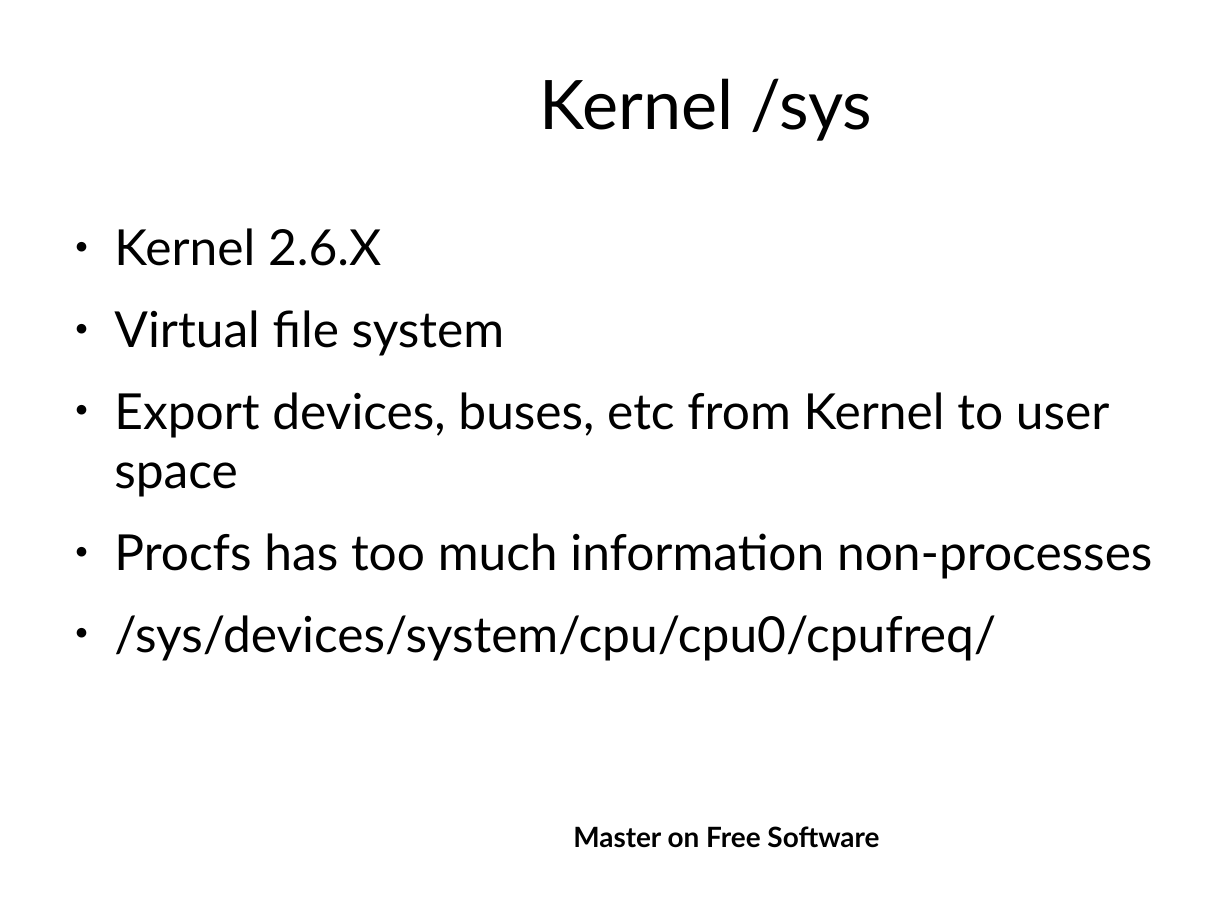
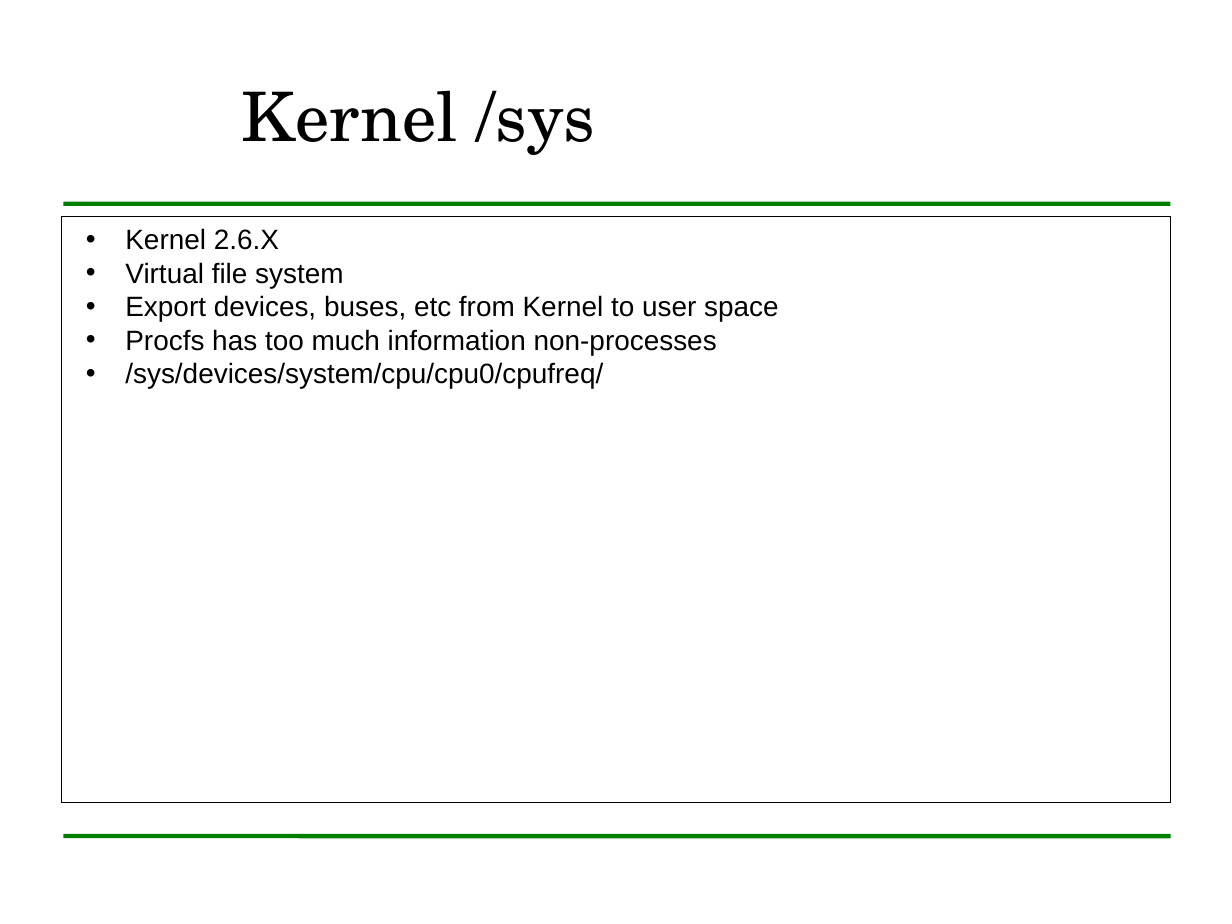
Before and after one commit to LibreLearning/libreteaching, a slide deck: slide 12 of mswl-madrid-2010-2011/cases-i/slides/linux-kernel/linuxKernelDescription.odp. Drawn at 1232x924 pixels with LibreOffice and Linux fonts; fonts in the diff are those of the drawing; background and template pictures are left out. Boxes give left, top, right and bottom in pixels: in the first picture for what was removed or moved away, otherwise in the second. Text is boxed around its words. In the diff, an @@ line names an element or a change of style, - is before the commit and + after.

```diff
--- a/mswl-madrid-2010-2011/cases-i/slides/linux-kernel/linuxKernelDescription.odp
+++ b/mswl-madrid-2010-2011/cases-i/slides/linux-kernel/linuxKernelDescription.odp
@@ title "Kernel /sys": place and size @@
-title "Kernel /sys" at (540,78,873,141)
+title "Kernel /sys" at (242,90,595,155)
@@ title "Kernel /sys" at (242,90,595,155): font Lato to TeX Gyre Schola; alignment centre to left @@
@@ line added from (64, 203) to (1171, 203), #008000 2.83 pt @@
@@ rectangle "Kernel 2.6.X": place and size @@
-rectangle "Kernel 2.6.X" at (114,228,1152,661)
+rectangle "Kernel 2.6.X" at (61,216,1171,803)
@@ rectangle "Kernel 2.6.X" at (61,216,1171,803): size 32 to 18 pt, font Lato to Arial; bullet ● to •; less space between paragraphs; fill none to #FFFFFF; outline none to #000000 0 pt @@
@@ line added from (64, 836) to (1171, 836), #008000 2.83 pt @@
@@ text removed at (573,826,879,848) @@
-Master on Free Software
```
Also in this commit, not shown: 25 other slides changed.
